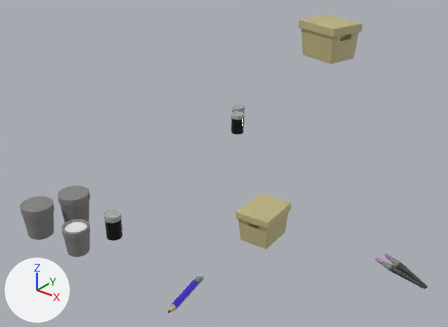
The FBX model art room final/art room textures/random objects textures.fbx, before and after one commit.
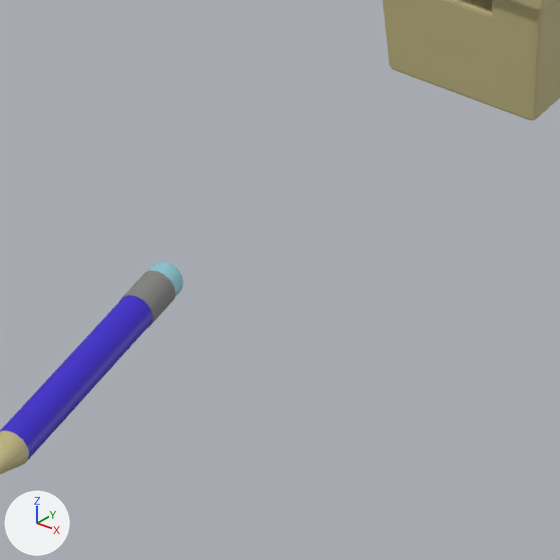
The first picture shows the older version from a 50 mm lens placed at (0.103, -0.1569, 0.1514), pointed at (-0.0141, -0.0105, 0.0606). The close-ups show both versions on the part from 38% to 60% of the width and 70% to 100% of the height of that picture; other places that the commit changed are outside them. Every picture has the same lights, and +X, +Y and +Z are marked at lower left. Where no turn or scale is listed for an object, it has been applied to the vertices.

The scene before the commit, as lines of its bpy script (objects in view):
```python
me_mesh_001 = bpy.data.meshes.new('Mesh.001')
me_mesh_001.from_pydata(...)  # 196 vertices, 190 faces; spans x -0.0147..0.0014, y -0.0026..0.0171, z 0.0..0.0136
me_mesh_001.materials.append(mat_lambert4)  # beige #bfb582
me_mesh_006 = bpy.data.meshes.new('Mesh.006')
me_mesh_006.from_pydata(...)  # 160 vertices, 146 faces; spans x -0.0044..0.0004, y 0.0..0.0174, z 0.0..0.002
# faces by material slot: [16, 18, 16, 48, 32, 16]
me_mesh_006.materials.append(mat_black)  # black #3b3b3b
me_mesh_006.materials.append(mat_standardsurface1)  # grey #aaaaaa
me_mesh_006.materials.append(mat_paint_blue)  # blue #3a23cc
me_mesh_006.materials.append(mat_blinn1)  # grey #848382
me_mesh_006.materials.append(mat_paint_sky_blue)  # cyan #8ecbd6
me_mesh_006.materials.append(mat_lambert4)  # beige #bfb582
ob_box_on_shelf1 = bpy.data.objects.new('box_on_shelf1', me_mesh_001)
ob_box_on_shelf1.location = (-0.01273, 0.01436, 0.01399)
ob_pencil = bpy.data.objects.new('pencil', me_mesh_006)
ob_pencil.location = (0.01155, -0.06585, 0.04536)
```
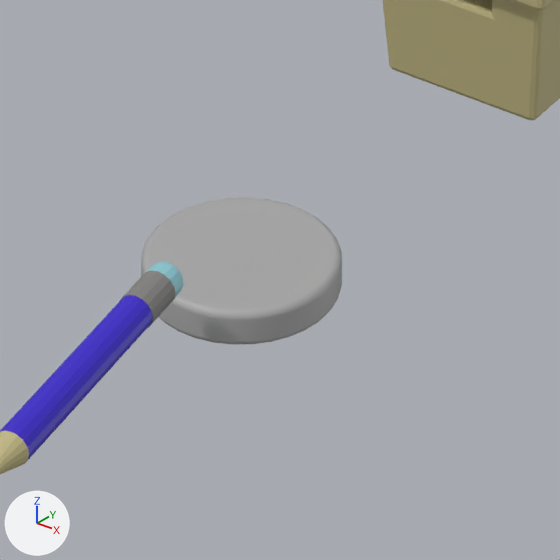
Changed parts and their boxes (x1, y1, x2, y2) in the close-ups (560 x 560 px):
```json
{"object": "ericas_stand", "change": "added", "after": [141, 198, 342, 344]}
```

Scene script edits in JSON lines:
```json
{"op": "add", "block": "me_mesh_011", "code": ["me_mesh_011 = bpy.data.meshes.new('Mesh.011')", "me_mesh_011.from_pydata(...)  # 320 vertices, 290 faces; spans x -0.00526..0.00526, y -0.00526..0.00526, z -0.00264..-0.00048", "me_mesh_011.materials.append(mat_standardsurface1)  # grey #aaaaaa"]}
{"op": "add", "block": "ob_ericas_stand", "code": ["ob_ericas_stand = bpy.data.objects.new('ericas_stand', me_mesh_011)", "ob_ericas_stand.location = (0.00695, -0.04149, 0.0438)"]}
```
